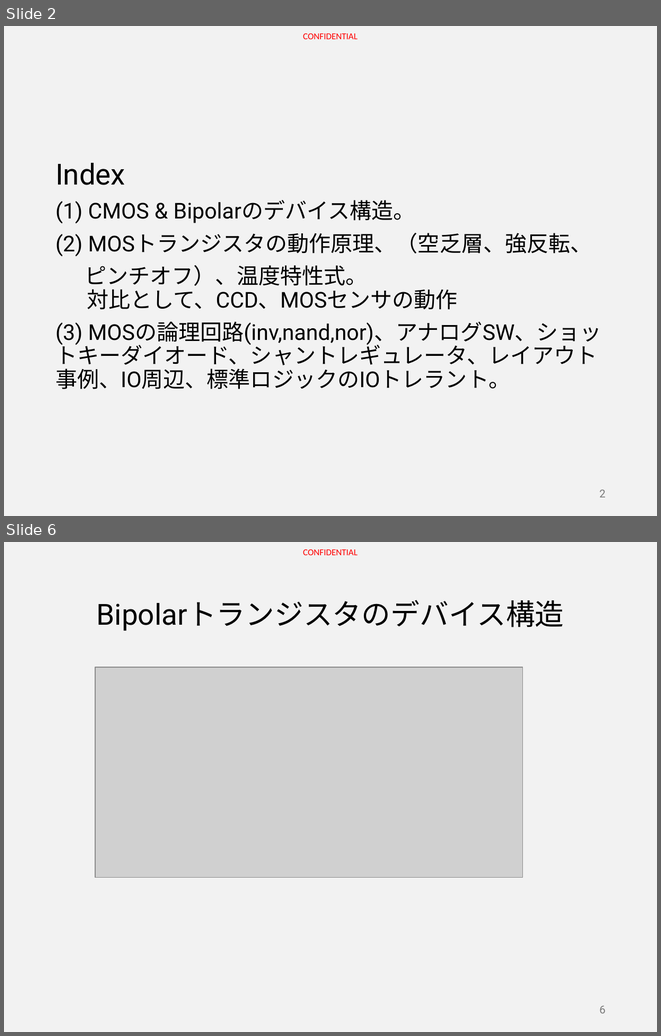
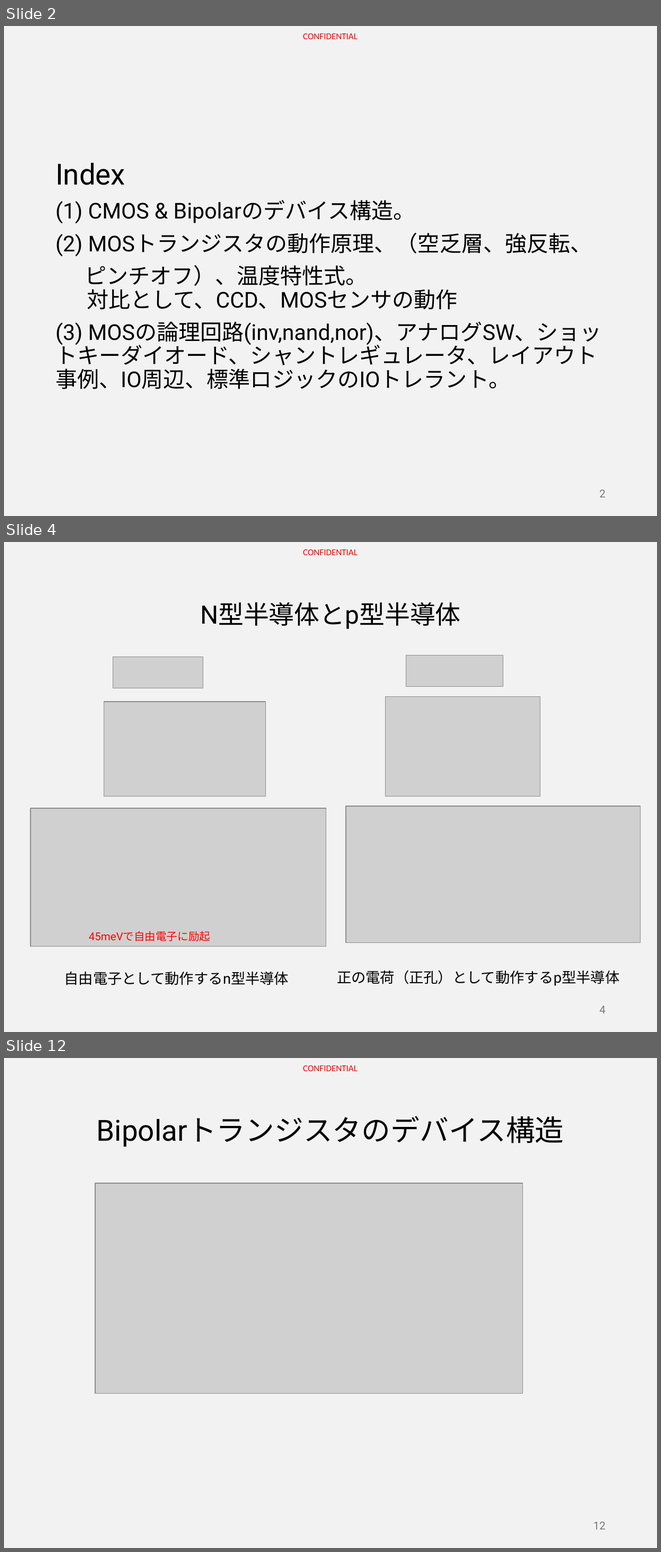
Before and after one commit to HiroyaIto/sansen, a slide deck: MOS-TrとICの基本&Tips Part1.pptx. Shown one above the other, each under a label of ours: slides 2 and 6 before the commit, slides 2, 4 and 12 after it; the slides between them are not shown. The pictures are 661x1036 and 661x1552 pixels, drawn with LibreOffice and Linux fonts; fonts in the diff are those of the drawing; grey boxes stand for pictures. Boxes give left, top, right and bottom in pixels: in the first picture for what was removed or moved away, otherwise in the second. Text is boxed around its words. In the diff, an @@ line names an element or a change of style, - is before the commit and + after.

```diff
--- a/MOS-TrとICの基本&Tips Part1.pptx
+++ b/MOS-TrとICの基本&Tips Part1.pptx
@@ slide 4 added at (x1=4, y1=542, x2=657, y2=1032), background #F2F2F2; not listed: 1 template element that a slide beside it also shows @@
@@ title added at (x1=200, y1=602, x2=461, y2=629), 28 pt, text #000000 @@
+N型半導体とp型半導体
@@ picture added at (x1=113, y1=657, x2=203, y2=688) @@
@@ picture added at (x1=406, y1=655, x2=503, y2=686) @@
@@ picture added at (x1=385, y1=696, x2=540, y2=796) @@
@@ picture added at (x1=104, y1=702, x2=266, y2=796) @@
@@ picture added at (x1=31, y1=809, x2=326, y2=947) @@
@@ picture added at (x1=346, y1=806, x2=641, y2=942) @@
@@ text added at (x1=89, y1=930, x2=210, y2=941), 12 pt, text #FF0000 @@
+45meVで自由電子に励起
@@ text added at (x1=337, y1=970, x2=619, y2=986), 16 pt, text #000000 @@
+正の電荷（正孔）として動作するp型半導体
@@ text added at (x1=64, y1=971, x2=289, y2=985), 16 pt, text #000000 @@
+自由電子として動作するn型半導体
@@ page number added at (x1=599, y1=1005, x2=606, y2=1013), 12 pt, text #797979 @@
+4
@@ what was slide 6 is now slide 12 @@
@@ page number at (x1=593, y1=1521, x2=606, y2=1529): text changed @@
-6
+12
```
Also in this commit, not shown: 2 slides changed, 8 other slides added, 1 slide removed.
